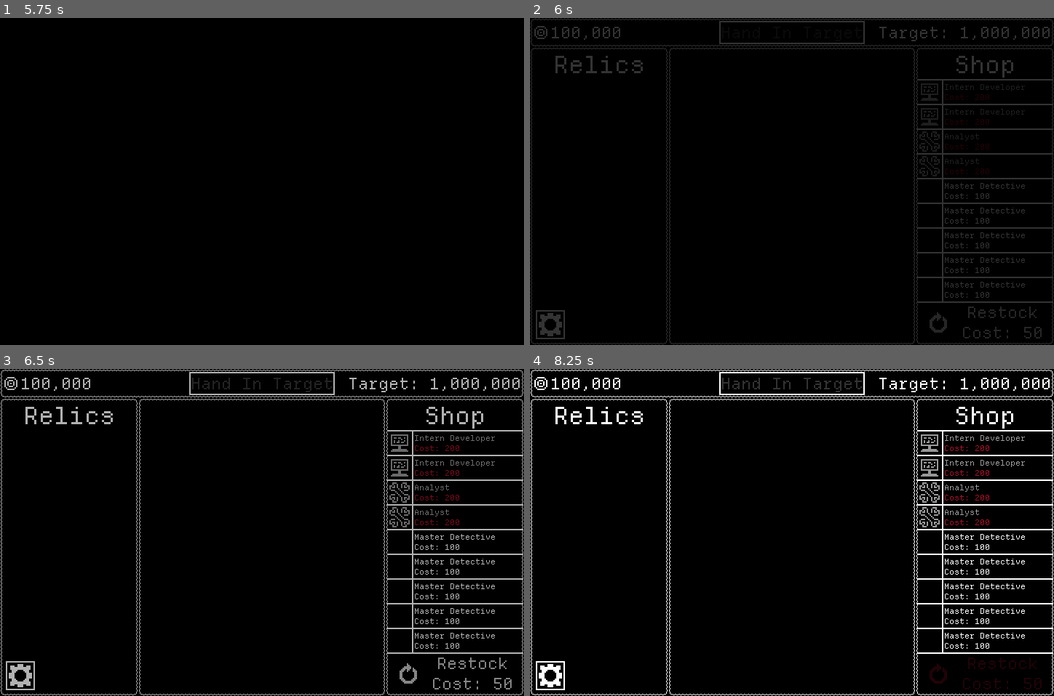
Above: before the commit, frames 1-4 (two rows, left to right).
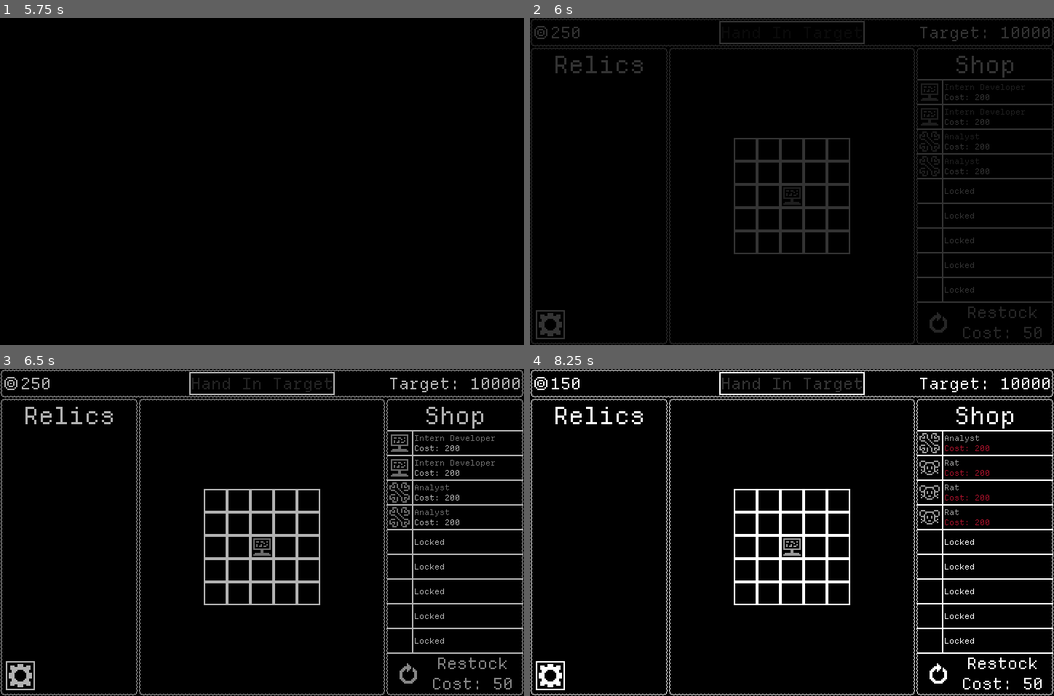
Above: after the commit, the same moments.

Repository: GemDust0/TooBigToFail
Game: Godot game, scene res://Scenes/Cutscenes/EmployeeBad.tscn
Two runs of this game, one before a commit and one after it. Both use one fixed random seed, a clock stepped at 60 frames per second and the inputs below. This scene is started directly instead of the project's main scene.
Inputs (mouse positions are in pixels of both pictures, inside the frame that each line leads up to):
- Up to frame 1 (5.75 s): tap Enter (enter) at 0.5, 1.35, 3.5, 4.25, 5 s; move the mouse to (377, 165) at 0.52 s; press the mouse at (377, 165) at 0.53 s; move the mouse to (157, 197) at 1.27 s; release the mouse at (157, 197) at 1.28 s; click (157, 197) at 1.55 s; click (20, 325) at 2 s; click "Return To Game" at 2.75 s; move the mouse to (314, 109) at 3.52 s; press the mouse at (314, 109) at 3.53 s; move the mouse to (235, 246) at 4.27 s; release the mouse at (235, 246) at 4.28 s; click (235, 246) at 4.35 s; move the mouse to (419, 230) at 5.02 s; hold Enter (enter) from 5.03 s (still down); click (419, 230) at 5.3 s
- Up to frame 2 (6 s): move the mouse to (634, 132) at 5.77 s; release Enter (enter) at 5.78 s; click (634, 132) at 5.85 s
- Up to frame 3 (6.5 s): no input
- Up to frame 4 (8.25 s): move the mouse to (818, 532) at 6.52 s; press the mouse at (818, 532) at 6.53 s; release the mouse at (818, 532) at 7.25 s; click (985, 673) at 7.25 s, where only the run after the commit has a clickable "Restock Cost: 50"; click (985, 673) at 8 s, where only the run after the commit has a clickable "Restock Cost: 50"

Frame 1 is identical in both runs. In frame 2, 3.2% of the frame differs, in the area x 4-95%, y 2-86%; in frame 3, 3.2%; in frame 4, 4.0%, in the area x 6-98%, y 2-98%.

Commit message:
SAVING CORPSIM

Diff:
--- a/Scripts/CorporateSim.gd
+++ b/Scripts/CorporateSim.gd
@@ -27,14 +27,34 @@
 func _ready() -> void:
 	SaveManager.save_node = self
 	if SaveManager.loaded:
+		money = SaveManager.loaded_file.get_64()
+		targets = SaveManager.loaded_file.get_var()
+		target_label.text = "Target: %s" % targets[0]
+		grid.columns = SaveManager.loaded_file.get_64()
+		grid.create_grid(grid.columns)
+		for i: int in grid.grid.size():
+			var key: Vector2i = SaveManager.loaded_file.get_var()
+			var id: String = SaveManager.loaded_file.get_pascal_string()
+			if id != "":
+				grid.add_employee(key, load(Employee.lookup[id]).instantiate(), false)
+		for i: int in range(SaveManager.loaded_file.get_64()):
+			relic_inventory.add_relic(load(Relic.lookup[SaveManager.loaded_file.get_pascal_string()]).instantiate())
+		for slot: ShopSlot in shop.slots:
+			var id: String = SaveManager.loaded_file.get_pascal_string()
+			if id == "locked":
+				slot.locked = true
+			elif id == "":
+				slot.set_employee(null)
+			else:
+				slot.set_employee(load(Employee.lookup[id]).instantiate(), money)
+		shop.shop_level = SaveManager.loaded_file.get_64()
+	else:
 		money = 250
 		#money = 100000
 		#money = 100000000000
 		target_label.text = "Target: %s" % targets[0]
 		grid.create_grid(5)
 		grid.add_employee(Vector2i(2, 2), load("res://Scenes/Employees/InternDeveloper.tscn").instantiate())
-	else:
-		pass
 
 func add_money(amount: int) -> void:
 	money += amount
--- a/Scripts/Employee.gd
+++ b/Scripts/Employee.gd
@@ -1,5 +1,23 @@
 @tool
 class_name Employee extends TextureRect
+
+const lookup: Dictionary[String, String] = {
+	"Intern Developer":"res://Scenes/Employees/InternDeveloper.tscn",
+	"Amateur Developer":"res://Scenes/Employees/AmateurDeveloper.tscn",
+	"Experienced Developer":"res://Scenes/Employees/ExperiencedDeveloper.tscn",
+	"Senior Developer":"res://Scenes/Employees/SeniorDeveloper.tscn",
+	"Master Developer":"res://Scenes/Employees/MasterDeveloper.tscn",
+	"Rat":"res://Scenes/Employees/Rat.tscn",
+	"Snitch":"res://Scenes/Employees/Snitch.tscn",
+	"Boss' Pet":"res://Scenes/Employees/BossPet.tscn",
+	"Dog":"res://Scenes/Employees/Dog.tscn",
+	"Project Manager":"res://Scenes/Employees/ProjectManager.tscn",
+	"Analyst":"res://Scenes/Employees/Analyst.tscn",
+	"IT Support":"res://Scenes/Employees/ItSupport.tscn",
+	"Rubber Ducky":"res://Scenes/Employees/RubberDucky.tscn",
+	"QA Tester":"res://Scenes/Employees/QaTester.tscn",
+	"Cat":"res://Scenes/Employees/Cat.tscn"
+}
 
 signal produced(employee: Employee)
 
--- a/Scripts/EmployeeGrid.gd
+++ b/Scripts/EmployeeGrid.gd
@@ -61,20 +61,21 @@
 	var container: EmployeeContainer = employeeContainerScene.instantiate()
 	return container
 
-func add_employee(pos: Vector2i, employee: Employee) -> void:
+func add_employee(pos: Vector2i, employee: Employee, check_relics: bool=true) -> void:
 	last_change = Time.get_ticks_msec()
 	grid[pos].add_employee(employee)
-	if get_employee_count("Snitch") > 5 && !CorporateSim.instance.relic_inventory.has_relic("Snitches get... Snitches??"):
-		CorporateSim.instance.give_relic(load("res://Scenes/Relics/SnitchesSnitches.tscn").instantiate())
-	if get_employee_count("Rat") > 5 && !CorporateSim.instance.relic_inventory.has_relic("Mutualism"):
-		CorporateSim.instance.give_relic(load("res://Scenes/Relics/Mutualism.tscn").instantiate())
-	if get_employee_count("Project Manager") > 2 && !CorporateSim.instance.relic_inventory.has_relic("Management Overhaul"):
-		CorporateSim.instance.give_relic(load("res://Scenes/Relics/ManagementOverhaul.tscn").instantiate())
-	if get_employee_count("Amateur Developer") > 5 && !CorporateSim.instance.relic_inventory.has_relic("Amateur Hour"):
-		CorporateSim.instance.give_relic(load("res://Scenes/Relics/AmateurHour.tscn").instantiate())
-	if !CorporateSim.instance.relic_inventory.has_relic("Cats And Dogs") && has_employee("Cat") && has_employee("Dog"):
-		CorporateSim.instance.give_relic(load("res://Scenes/Relics/CatsAndDogs.tscn").instantiate())
-	check_grid_for_relics()
+	if check_relics:
+		if get_employee_count("Snitch") > 5 && !CorporateSim.instance.relic_inventory.has_relic("Snitches get... Snitches??"):
+			CorporateSim.instance.give_relic(load("res://Scenes/Relics/SnitchesSnitches.tscn").instantiate())
+		if get_employee_count("Rat") > 5 && !CorporateSim.instance.relic_inventory.has_relic("Mutualism"):
+			CorporateSim.instance.give_relic(load("res://Scenes/Relics/Mutualism.tscn").instantiate())
+		if get_employee_count("Project Manager") > 2 && !CorporateSim.instance.relic_inventory.has_relic("Management Overhaul"):
+			CorporateSim.instance.give_relic(load("res://Scenes/Relics/ManagementOverhaul.tscn").instantiate())
+		if get_employee_count("Amateur Developer") > 5 && !CorporateSim.instance.relic_inventory.has_relic("Amateur Hour"):
+			CorporateSim.instance.give_relic(load("res://Scenes/Relics/AmateurHour.tscn").instantiate())
+		if !CorporateSim.instance.relic_inventory.has_relic("Cats And Dogs") && has_employee("Cat") && has_employee("Dog"):
+			CorporateSim.instance.give_relic(load("res://Scenes/Relics/CatsAndDogs.tscn").instantiate())
+		check_grid_for_relics()
 	employee.produced.connect(employee_production)
 	employee.grid_pos = pos
 	var speed_mult: float = 1.0
--- a/Scripts/Relic.gd
+++ b/Scripts/Relic.gd
@@ -1,4 +1,17 @@
 class_name Relic extends TextureRect
+
+const lookup: Dictionary[String, String] = {
+	"Amateur Hour":"res://Scenes/Relics/AmateurHour.tscn",
+	"Cats And Dogs":"res://Scenes/Relics/CatsAndDogs.tscn",
+	"Government Subsidies":"res://Scenes/Relics/GovernmentSubsidies.tscn",
+	"Intern Together Strong":"res://Scenes/Relics/InternTogetherStrong.tscn",
+	"Management Overhaul":"res://Scenes/Relics/ManagementOverhaul.tscn",
+	"Mutualism":"res://Scenes/Relics/Mutualism.tscn",
+	"Rubber Ducking":"res://Scenes/Relics/RubberDucking.tscn",
+	"Snitches get... Snitches??":"res://Scenes/Relics/SnitchesSnitches.tscn",
+	"Employee Stability":"res://Scenes/Relics/Stability.tscn",
+	"Turning Losses (Around)":"res://Scenes/Relics/TurningLosses.tscn"
+}
 
 @export var id: String
 @export var description: String
--- a/Scripts/SaveManager.gd
+++ b/Scripts/SaveManager.gd
@@ -17,6 +17,27 @@
 func save_corporate_sim() -> void:
 	var file: FileAccess = FileAccess.open(save_path, FileAccess.WRITE)
 	file.store_pascal_string("C")
+	file.store_64(save_node.money)
+	file.store_var(save_node.targets)
+	file.store_64(save_node.grid.columns)
+	for key: Vector2i in save_node.grid.grid.keys():
+		file.store_var(key)
+		var employee: Employee = save_node.grid.grid[key].employee
+		if employee == null:
+			file.store_pascal_string("")
+		else:
+			file.store_pascal_string(employee.id)
+	file.store_64(save_node.relic_inventory.relics.size())
+	for relic: Relic in save_node.relic_inventory.relics:
+		file.store_pascal_string(relic.id)
+	for slot: ShopSlot in save_node.shop.slots:
+		if slot.locked:
+			file.store_pascal_string("locked")
+		elif slot.employee == null:
+			file.store_pascal_string("")
+		else:
+			file.store_pascal_string(slot.employee.id)
+	file.store_64(save_node.shop.shop_level)
 
 func save_employee_sequence() -> void:
 	var file: FileAccess = FileAccess.open(save_path, FileAccess.WRITE)
--- a/Scripts/ShopSlot.gd
+++ b/Scripts/ShopSlot.gd
@@ -18,10 +18,10 @@
 		employeeIcon.texture = new_employee.get_icon()
 		employeeIcon.self_modulate = new_employee.get_rarity_color()
 		cost = get_cost(new_employee.rarity)
-		cost_label.text = "[color=#%s]%s\n[color=#%s]Cost: %s[/color]" % [new_employee.get_rarity_color().to_html(), new_employee.id, too_expensive_col if money < cost else cost_label.get_theme_color("default_color").to_html(), cost]
 	else:
 		employeeIcon.texture = null
 	employee = new_employee
+	update_description(money)
 
 func update_description(money: int=0) -> void:
 	if employee != null:
Binary file changed: Save.txt
